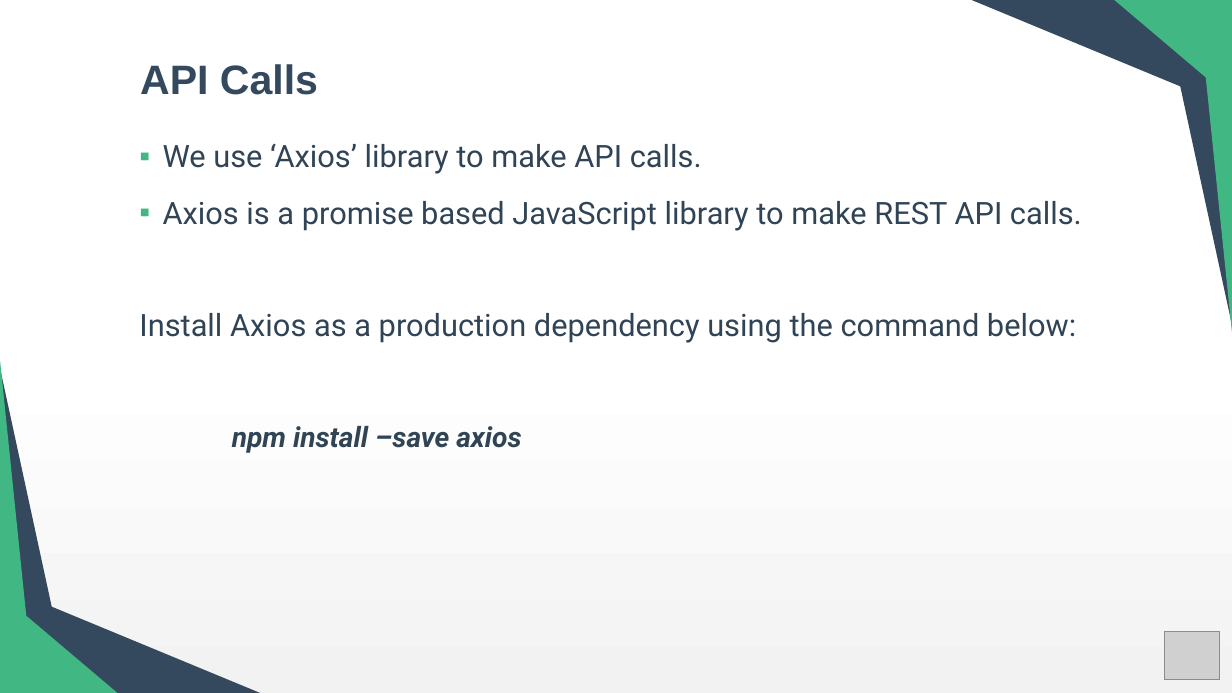
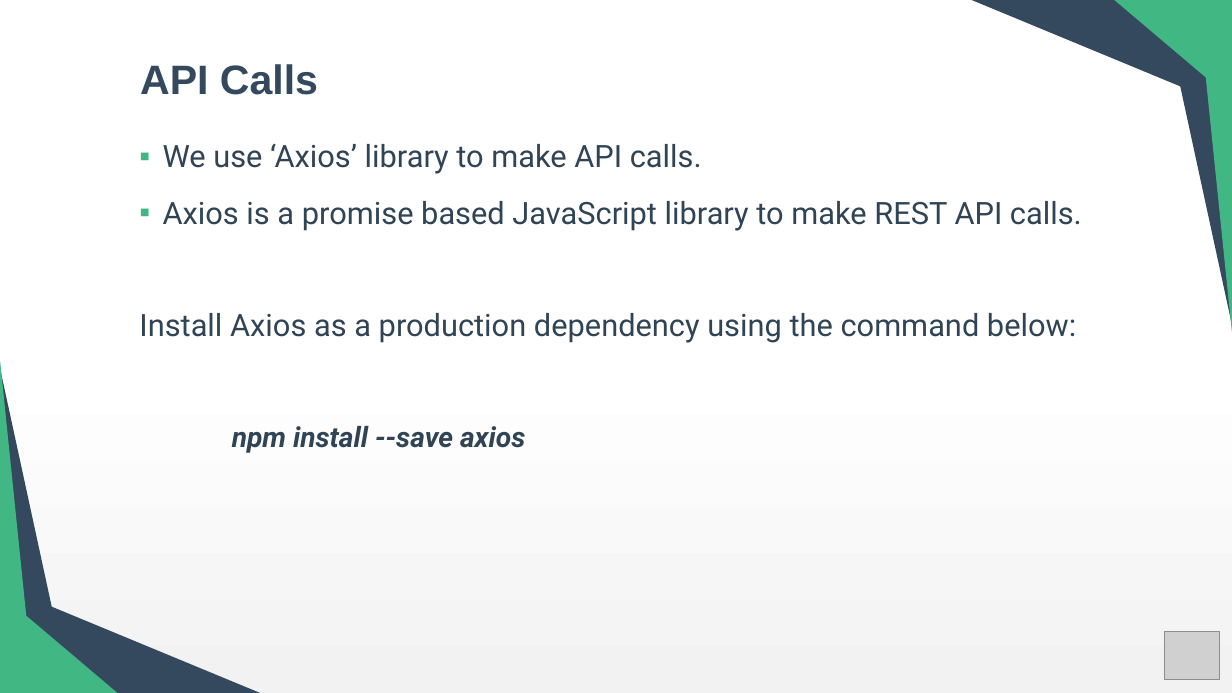
Before and after one commit to preetishhs/training-toshiba, a slide deck: slide 70 of Vue Overview.pptx. Drawn at 1232x693 pixels with LibreOffice and Linux fonts; fonts in the diff are those of the drawing; grey boxes stand for pictures. Boxes give left, top, right and bottom in pixels: in the first picture for what was removed or moved away, otherwise in the second. Text is boxed around its words. In the diff, an @@ line names an element or a change of style, - is before the commit and + after.

```diff
--- a/Vue Overview.pptx
+++ b/Vue Overview.pptx
@@ text at [232, 426, 525, 453]: text changed @@
-npm install –save axios
+npm install --save axios
```
Also in this commit, not shown: 1 other slide changed, 3 slides added, 31 other files.
